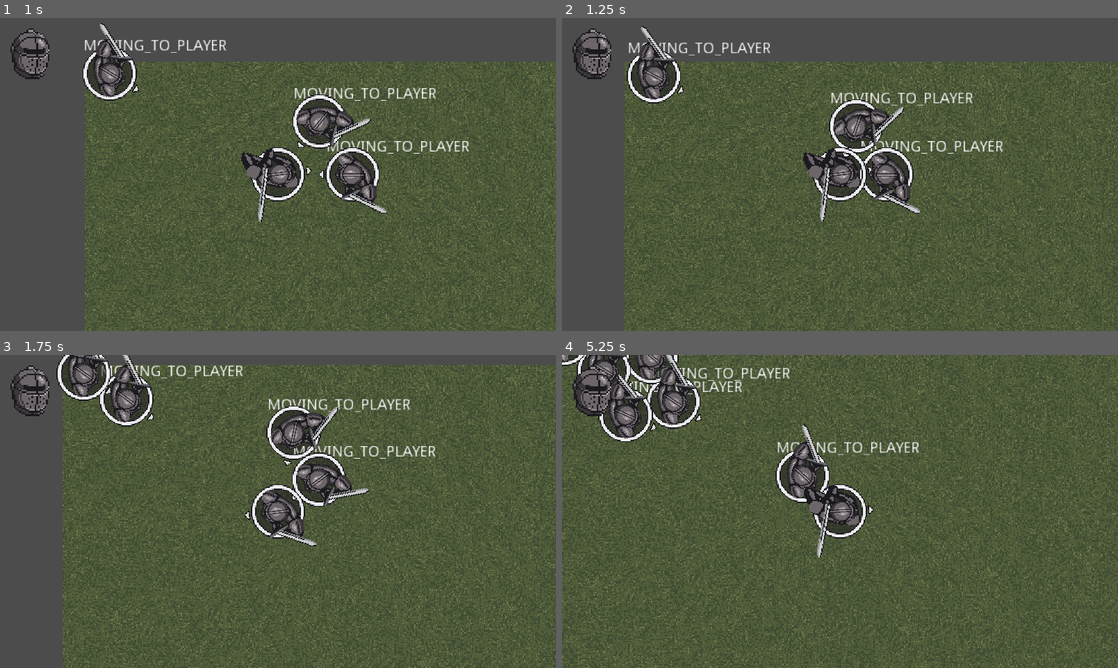
Above: before the commit, frames 1-4 (two rows, left to right).
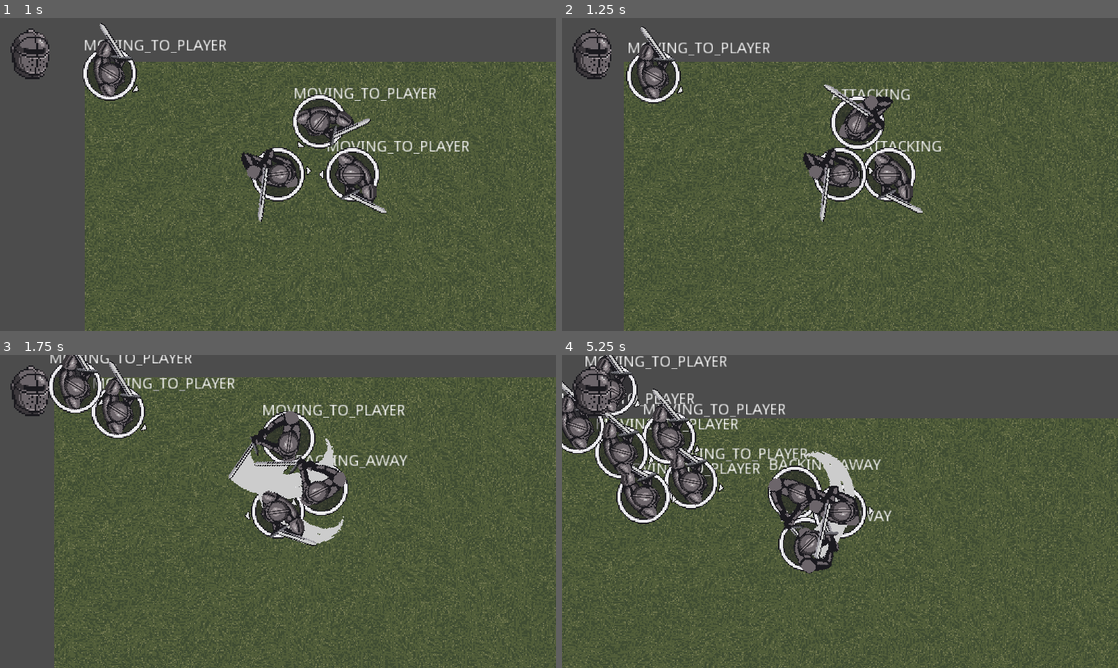
Above: after the commit, the same moments.

Repository: BGuerrero825/Slasher
Game: Godot game, scene res://Base.tscn
Same seed, same stepped clock (60 frames per second), same inputs: the game is played once before the commit and once after it.
Inputs (mouse positions are in pixels of both pictures, inside the frame that each line leads up to):
- Up to frame 1 (1 s): move the mouse to (400, 158) at 0.52 s; press the mouse at (400, 158) at 0.53 s; hold D (move_right) from 0.53 s (still down); tap 5 (5) at 0.6 s
- Up to frame 2 (1.25 s): keep holding D (move_right)
- Up to frame 3 (1.75 s): move the mouse to (166, 527) at 1.27 s; release D (move_right) at 1.28 s; release the mouse at (166, 527) at 1.28 s; hold S (move_down) from 1.28 s (still down); click (166, 527) at 1.35 s; tap 5 (5) at 1.55 s
- Up to frame 4 (5.25 s): move the mouse to (895, 442) at 2.02 s; release S (move_down) at 2.03 s; press the mouse at (895, 442) at 2.03 s; hold D (move_right) 2.03-2.78 s; tap 5 (5) at 2.1, 3.05, 4.55, 5.1 s; move the mouse to (812, 574) at 2.77 s; release the mouse at (812, 574) at 2.78 s; hold Up (move_up) 2.78-3.53 s; click (812, 574) at 2.85 s; move the mouse to (1006, 558) at 3.52 s; press the mouse at (1006, 558) at 3.53 s; hold A (move_left) 3.53-5.03 s; right-click (1006, 558) at 3.6 s; move the mouse to (673, 464) at 4.27 s; release the mouse at (673, 464) at 4.28 s; tap Space (dodge) at 4.35 s; move the mouse to (867, 511) at 5.02 s; press the mouse at (867, 511) at 5.03 s; hold S (move_down) from 5.03 s (still down)

Frame 1 is identical in both runs. In frame 2, 7.0% of the frame differs, in the area x 11-100%, y 2-100%; in frame 3, 21%; in frame 4, 30%, in the area x 0-100%, y 0-100%.

Commit message:
complete

Diff:
--- a/code/npc.gd
+++ b/code/npc.gd
@@ -13,7 +13,7 @@
 export var DAMAGE := 10.0
 
 onready var STANDOFF_DISTANCE : float = $range_ref/standoff_distance.shape.radius  # distance the AI wants to sit from the player
-onready var RUNAWAY_DISTANCE : float = $range_ref/runaway_distance.shape.radius  # distance the AI wants to sit from the player
+onready var RUNAWAY_DISTANCE : float = $range_ref/runaway_distance.shape.radius  # distance the AI wants to run from the player
 
 enum {ATTACKING, STANDOFF, RETREATING, BACKING_AWAY, MOVING_TO_PLAYER, SLEEP, KNOCK_BACK}
 
@@ -45,10 +45,10 @@
 			$debug_state.text = "ATTACKING"
 			$AnimationPlayer.play("Heavy")
 
-			if not $cooldown_timer.time_left > 0:
-				$cooldown_timer.start(ATTACK_COOLDOWN_TIME)
-			if not $move_delay_timer.time_left > 0:
-				$move_delay_timer.start(MOVE_DELAY_TIME)
+			if not $timers/cooldown_timer.time_left > 0:
+				$timers/cooldown_timer.start(ATTACK_COOLDOWN_TIME)
+			if not $timers/move_delay_timer.time_left > 0:
+				$timers/move_delay_timer.start(MOVE_DELAY_TIME)
 			attack_available = false
 
 		STANDOFF:  # attacking range
@@ -60,8 +60,8 @@
 #			velocity = speed * velocity.normalized()
 
 
-			if attack_available and not $attack_timer.time_left > 0:  # only activate if timer isn't running
-				$attack_timer.start(ATTACK_DELAY_TIME)
+			if attack_available and not $timers/attack_timer.time_left > 0:  # only activate if timer isn't running
+				$timers/attack_timer.start(ATTACK_DELAY_TIME)
 
 			if distance_to_player < RUNAWAY_DISTANCE:
 				current_state = BACKING_AWAY
@@ -90,8 +90,8 @@
 				current_state = STANDOFF
 
 		KNOCK_BACK:
-			if not $knockback_timer.time_left > 0:
-				$knockback_timer.start(KNOCKBACK_TIME)
+			if not $timers/knockback_timer.time_left > 0:
+				$timers/knockback_timer.start(KNOCKBACK_TIME)
 
 			$debug_state.text = "KNOCK_BACK"
 			velocity.x = -cos($center.rotation)
--- a/objects/npc.tscn
+++ b/objects/npc.tscn
@@ -42,7 +42,10 @@
 }
 
 [sub_resource type="CircleShape2D" id=5]
-radius = 32.0
+radius = 58.7585
+
+[sub_resource type="CircleShape2D" id=6]
+radius = 47.2507
 
 [node name="npc" type="KinematicBody2D"]
 script = ExtResource( 3 )
@@ -104,16 +107,18 @@
 [node name="AnimationPlayer" type="AnimationPlayer" parent="."]
 anims/Heavy = SubResource( 4 )
 
-[node name="attack_timer" type="Timer" parent="."]
+[node name="timers" type="Node2D" parent="."]
+
+[node name="attack_timer" type="Timer" parent="timers"]
 one_shot = true
 
-[node name="cooldown_timer" type="Timer" parent="."]
+[node name="cooldown_timer" type="Timer" parent="timers"]
 one_shot = true
 
-[node name="move_delay_timer" type="Timer" parent="."]
+[node name="move_delay_timer" type="Timer" parent="timers"]
 one_shot = true
 
-[node name="knockback_timer" type="Timer" parent="."]
+[node name="knockback_timer" type="Timer" parent="timers"]
 one_shot = true
 
 [node name="range_ref" type="Area2D" parent="."]
@@ -121,14 +126,13 @@
 collision_mask = 0
 
 [node name="standoff_distance" type="CollisionShape2D" parent="range_ref"]
-visible = false
 shape = SubResource( 5 )
 
 [node name="runaway_distance" type="CollisionShape2D" parent="range_ref"]
-shape = SubResource( 5 )
+shape = SubResource( 6 )
 [connection signal="area_entered" from="center/hitbox" to="." method="_on_hitbox_area_entered"]
 [connection signal="damage_taken" from="hurtbox" to="." method="_on_hurtbox_damage_taken"]
-[connection signal="timeout" from="attack_timer" to="." method="_on_attack_timer_timeout"]
-[connection signal="timeout" from="cooldown_timer" to="." method="_on_cooldown_timer_timeout"]
-[connection signal="timeout" from="move_delay_timer" to="." method="_on_move_delay_timer_timeout"]
-[connection signal="timeout" from="knockback_timer" to="." method="_on_knockback_timer_timeout"]
+[connection signal="timeout" from="timers/attack_timer" to="." method="_on_attack_timer_timeout"]
+[connection signal="timeout" from="timers/cooldown_timer" to="." method="_on_cooldown_timer_timeout"]
+[connection signal="timeout" from="timers/move_delay_timer" to="." method="_on_move_delay_timer_timeout"]
+[connection signal="timeout" from="timers/knockback_timer" to="." method="_on_knockback_timer_timeout"]
Not shown: 1 places in objects/npc.tscn that only renumber resources
